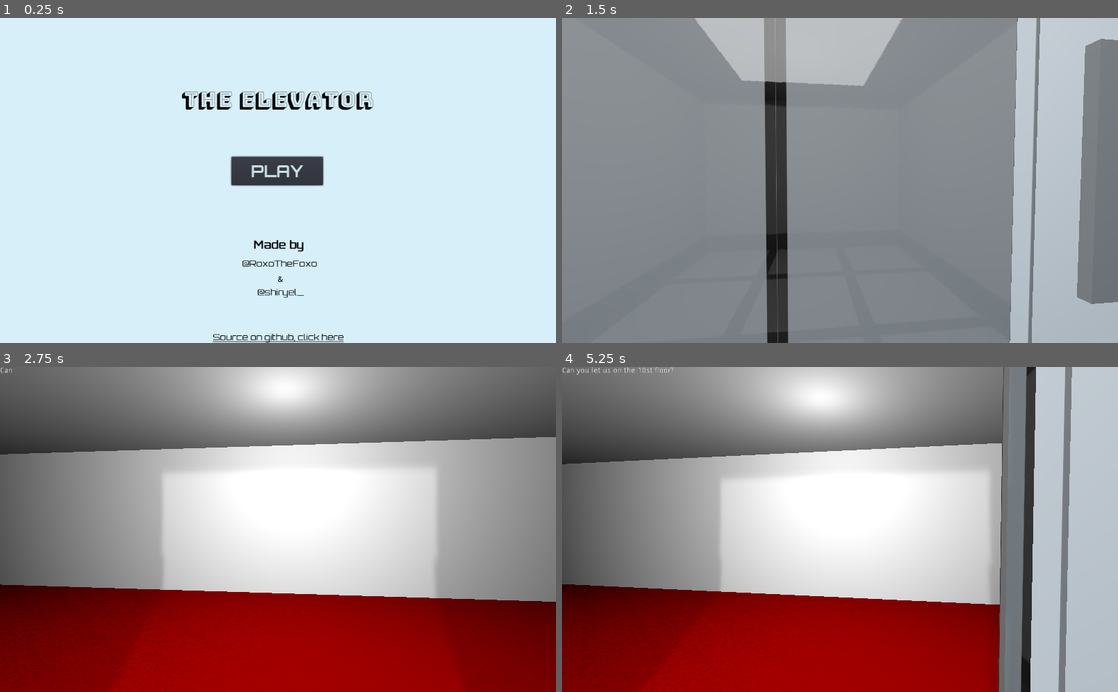
Above: before the commit, frames 1-4 (two rows, left to right).
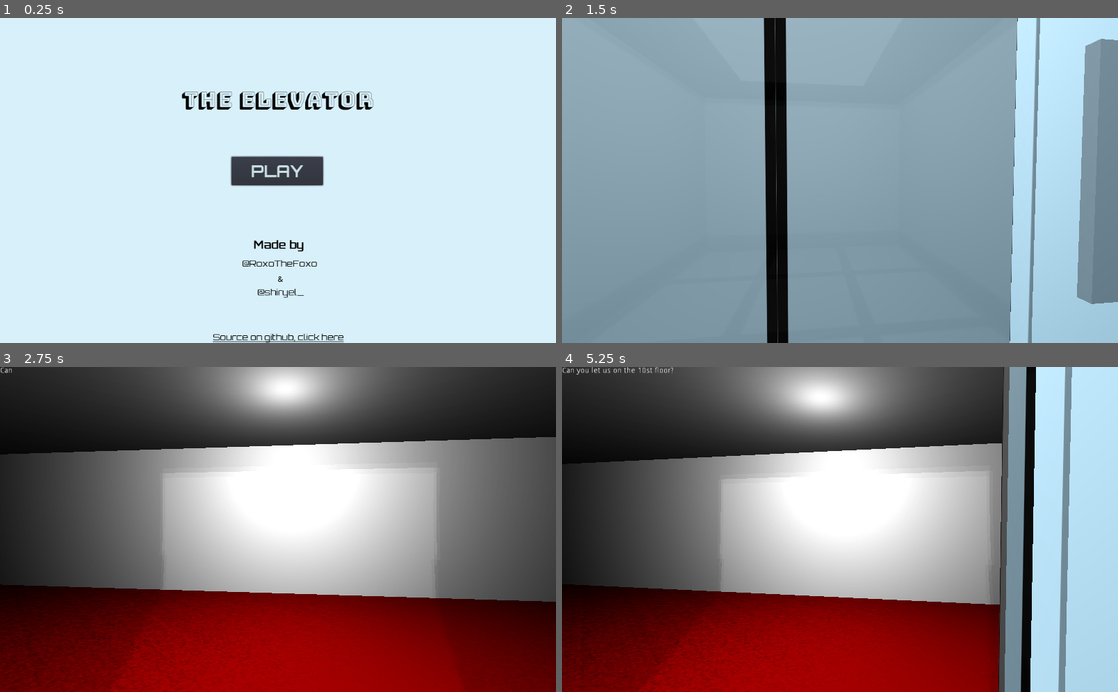
Above: after the commit, the same moments.

Repository: RoxoFoxo/the-elevator
Game: Godot game, scene res://scenes/MainMenu.tscn
Two runs of this game, one before a commit and one after it. Both use one fixed random seed, a clock stepped at 60 frames per second and the inputs below.
Inputs (mouse positions are in pixels of both pictures, inside the frame that each line leads up to):
- Up to frame 1 (0.25 s): no input
- Up to frame 2 (1.5 s): click "PLAY" at 0.5 s; tap Enter at 1.25 s; move the mouse to (867, 180) at 1.27 s; hold W (move_forward) from 1.28 s (still down); tap E (use) at 1.35 s
- Up to frame 3 (2.75 s): keep holding W (move_forward); move the mouse to (250, 529) at 2.02 s; tap E (use) at 2.1 s
- Up to frame 4 (5.25 s): keep holding W (move_forward); move the mouse to (851, 523) at 2.77 s; tap E (use) every 0.75 s from 2.85 to 5.1 s; move the mouse to (834, 536) at 3.52 s; move the mouse to (878, 532) at 4.27 s; move the mouse to (795, 526) at 5.02 s

The runs differ from the first frame. In frame 2, 92% of the frame differs, in the area x 0-100%, y 0-100%; in frame 3, 70%; in frame 4, 71%.

Commit message:
chore: optimize to html

Diff:
--- a/project.godot
+++ b/project.godot
@@ -61,4 +61,5 @@
 
 [rendering]
 
+quality/driver/driver_name="GLES2"
 environment/default_clear_color=Color( 0, 0, 0, 1 )
--- a/scenes/Act1.gd
+++ b/scenes/Act1.gd
@@ -44,10 +44,10 @@
 	if time > 15 and complain == 2:
 		_say("For gods sake, can you press the button?", 0.05)
 		complain = 3
-	if time > 30 and complain == 2:
+	if time > 30 and complain == 3:
 		_say("Are you really keep us all waiting???", 0.03)
 		complain = 4
-	if time > 60 and complain == 2:
+	if time > 60 and complain == 4:
 		_say("Fuck you Im gonna press it myself", 0.02)
 		button_pressed()
 	yield($"../Dialog", "done")
--- a/scenes/Elevator.tscn
+++ b/scenes/Elevator.tscn
@@ -351,7 +351,6 @@
 
 [node name="ReflectionProbe" type="ReflectionProbe" parent="."]
 transform = Transform( 1, 0, 0, 0, 1, 0, 0, 0, 1, 0.03828, 0.722184, 0.0255206 )
-update_mode = 1
 extents = Vector3( 1.08218, 0.789881, 1.05908 )
 origin_offset = Vector3( 0.0380859, -0.00683594, 0.0078125 )
 box_projection = true
Not shown, added: export_presets.cfg
Not shown: 10 places in scenes/Elevator.tscn that only renumber resources
